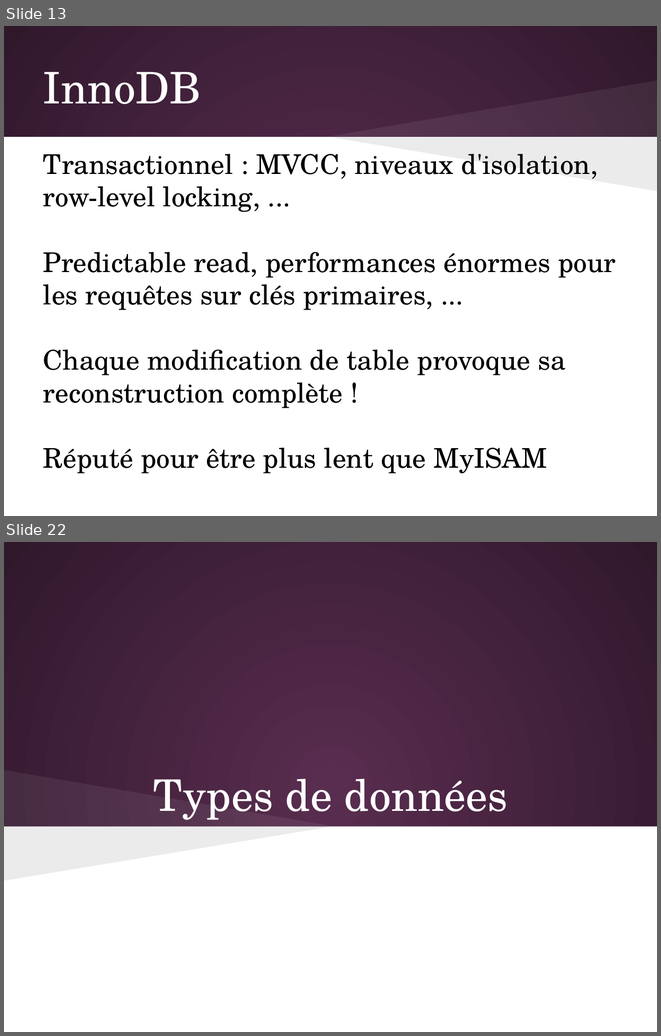
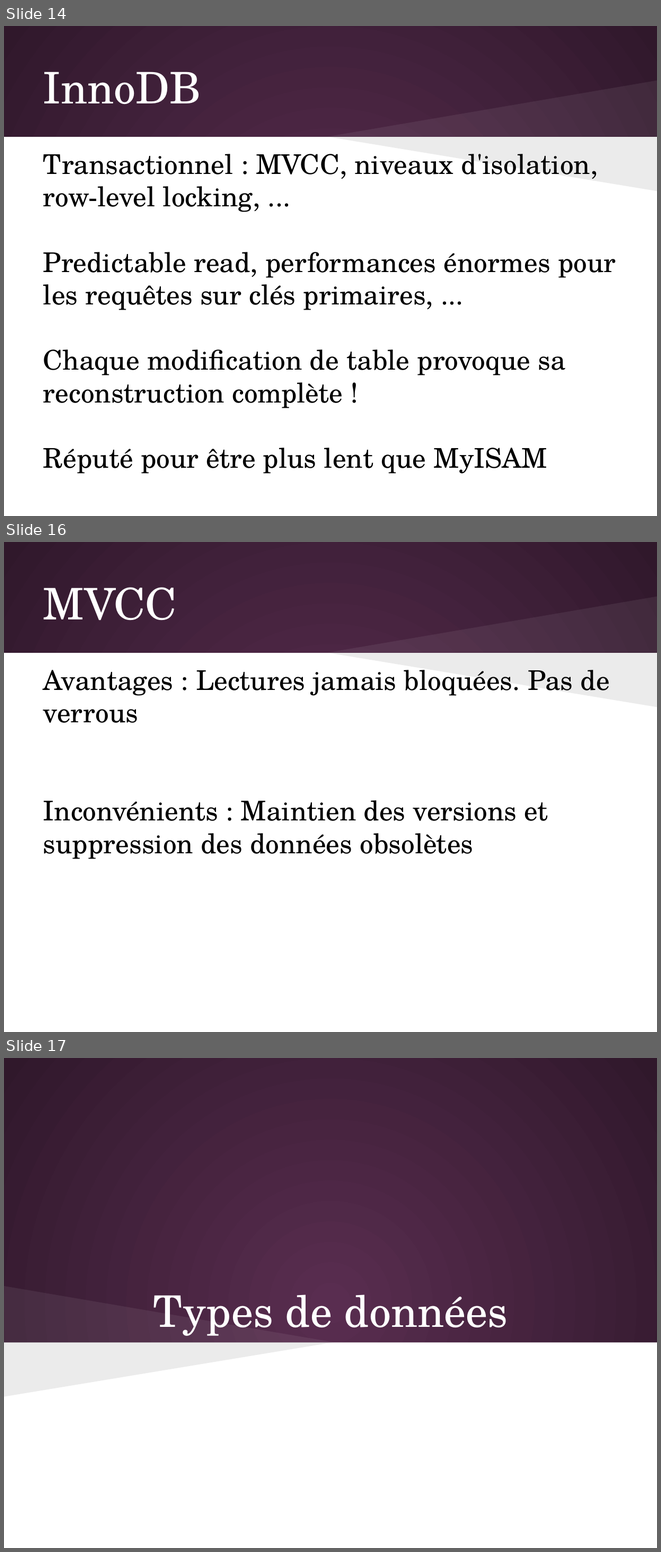
Before and after one commit to olivier-pitton/dant, a slide deck: mysql/Cours_MySQL.pptx. Shown one above the other, each under a label of ours: slides 13 and 22 before the commit, slides 14, 16 and 17 after it; the slides between them are not shown. The pictures are 661x1036 and 661x1552 pixels, drawn with LibreOffice and Linux fonts; fonts in the diff are those of the drawing. Boxes give left, top, right and bottom in pixels: in the first picture for what was removed or moved away, otherwise in the second. Text is boxed around its words. In the diff, an @@ line names an element or a change of style, - is before the commit and + after.

```diff
--- a/mysql/Cours_MySQL.pptx
+++ b/mysql/Cours_MySQL.pptx
@@ slide 16 added at box(4, 542, 657, 1032), background gradient #592D50 to #30182B; not listed: 3 template elements that a slide beside it also shows @@
@@ title added at box(43, 587, 177, 620), 48 pt, text #FFFFFF @@
+MVCC
@@ text added at box(43, 670, 610, 859), 30 pt, text #000000 @@
+Avantages : Lectures jamais bloquées. Pas de verrous
+Inconvénients : Maintien des versions et suppression des données obsolètes
@@ what was slide 13 is now slide 14 @@
@@ what was slide 22 is now slide 17 @@
```
Also in this commit, not shown: 1 other slide added, 7 slides removed, 3 other files.
